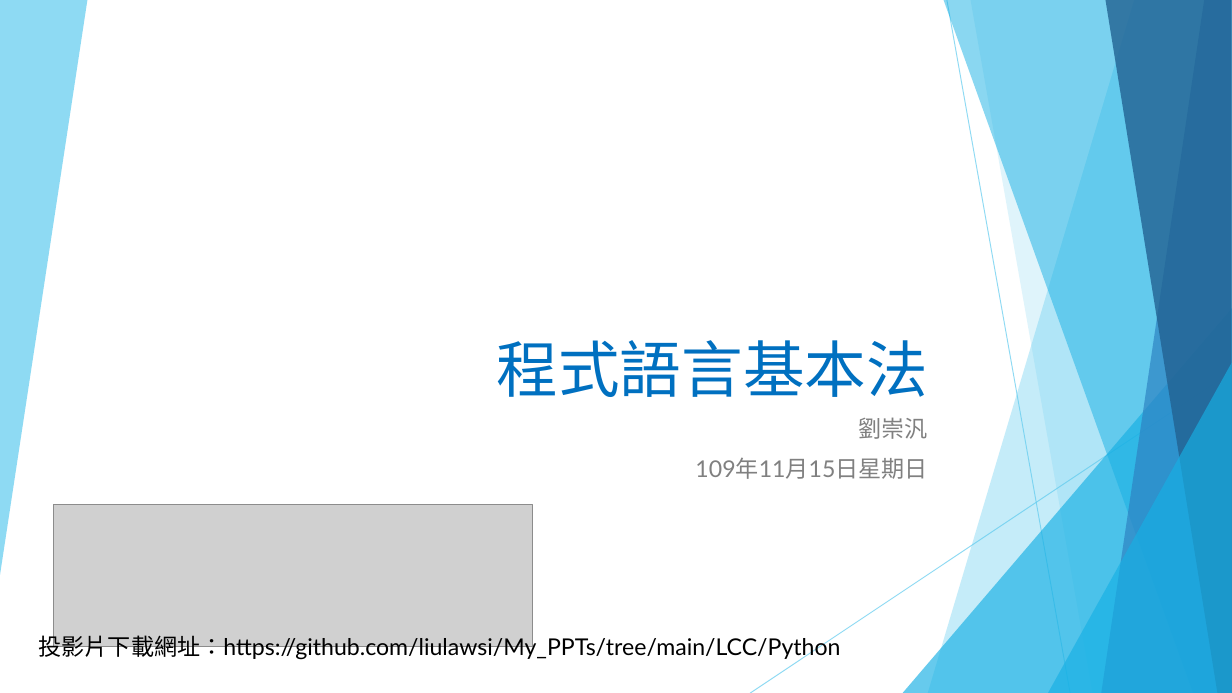
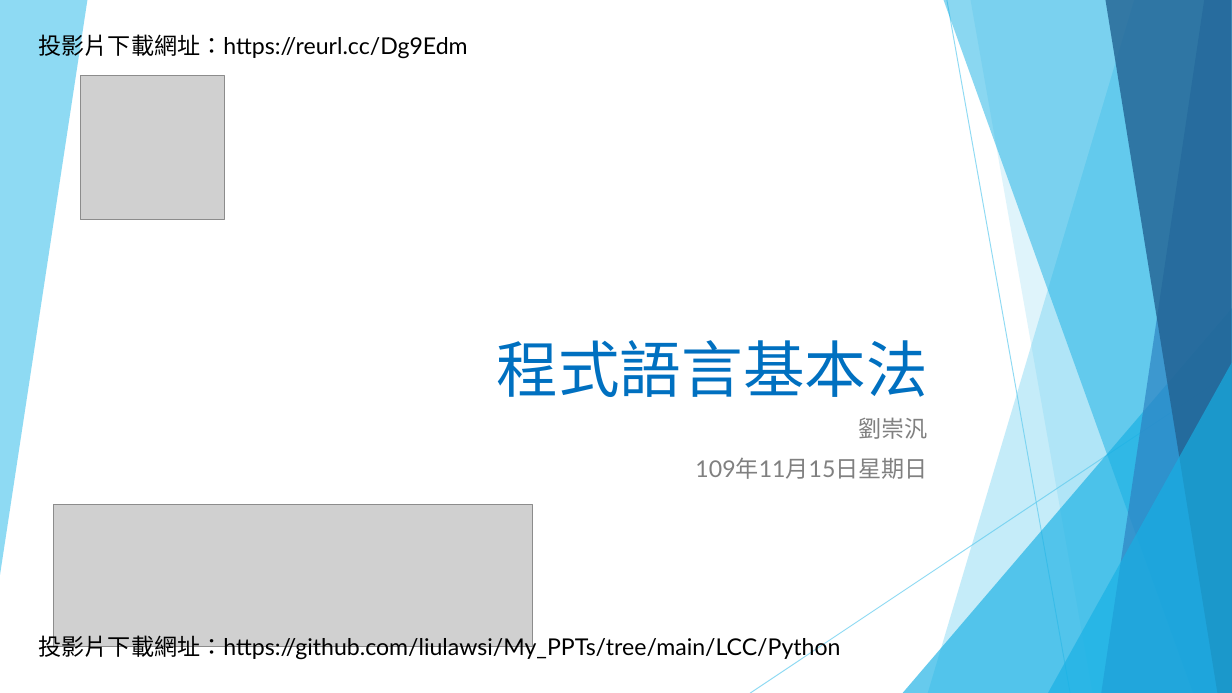
Before and after one commit to liulawsi/My_PPTs, a slide deck: slide 1 of LCC/Python/02_程式語言基本法.pptx. Drawn at 1232x693 pixels with LibreOffice and Linux fonts; fonts in the diff are those of the drawing; grey boxes stand for pictures. Boxes give left, top, right and bottom in pixels: in the first picture for what was removed or moved away, otherwise in the second. Text is boxed around its words. In the diff, an @@ line names an element or a change of style, - is before the commit and + after.

```diff
--- a/LCC/Python/02_程式語言基本法.pptx
+++ b/LCC/Python/02_程式語言基本法.pptx
@@ text added at <box>39,30,468,59</box>, 18 pt, text #000000 @@
+投影片下載網址：https://reurl.cc/Dg9Edm
@@ picture added at <box>80,76,225,220</box> @@
```
Also in this commit, not shown: 3 other slides changed, 8 other files.
